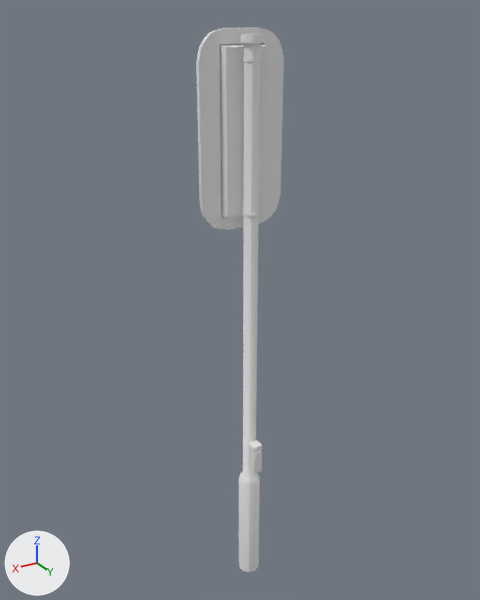
The FBX model project/Assets/Models/Stoplicht1_Export.FBX: old version first, new version second.
The view is the same before and after, from a 50 mm camera at (20.64, 3.03, 3.56) aimed at (18.73, -0.15, 1.97). Lighting does not change. The marker at lower left points along +X, +Y and +Z. Where no turn or scale is listed for an object, it has been applied to the vertices. Vertices at the same position are counted once.

Before the edit, the objects in view are built like this:
```python
me_mesh = bpy.data.meshes.new('Mesh')
me_mesh.from_pydata(...)  # 497 vertices, 856 faces; spans x -0.26..0.26, y -0.21..0.12, z 0.0..3.5
ob_stoplicht2 = bpy.data.objects.new('Stoplicht2', me_mesh)
ob_stoplicht2.location = (18.743, -0.005, 0.0)
```
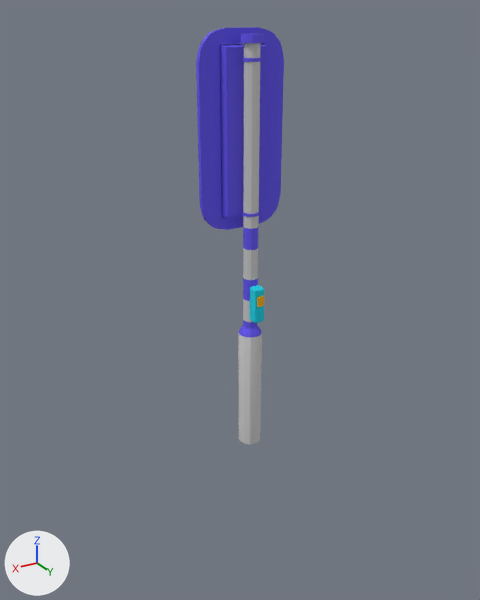
The newer file is also rescaled (x2.54), turned or shifted as a whole; pictures and numbers use the older file's frame.

Where the change shows, as pixel boxes [x1, y1, x2, y2] in the pictures (480 x 600 px; the box of a moved part takes in the faces that stretch with it):
'Stoplicht2', reshaped (23% shorter): before [196, 27, 284, 572]; after [196, 27, 284, 444]
part 1 of me_mesh, moved or reshaped: before [249, 440, 262, 474]; after [250, 285, 265, 323]
part 2 of me_mesh, moved or reshaped: before [255, 451, 262, 461]; after [257, 295, 264, 307]
part 3 of me_mesh, moved or reshaped: before [239, 43, 261, 572]; after [238, 43, 262, 444]
part 4 of me_mesh, recoloured (grey to blue): [196, 27, 284, 230] in both

The change, as a diff of the scene's bpy script:
```diff
--- a/project/Assets/Models/Stoplicht1_Export.FBX.py
+++ b/project/Assets/Models/Stoplicht1_Export.FBX.py
@@ mat_material__85 @@
+mat_material__85 = principled_material('Material #85')
+mat_material__85.base_color = (0.0, 0.635, 0.792)  # cyan #00d1e6
+mat_material__85.roughness = 0.859
@@ mat_material__73 @@
+mat_material__73 = principled_material('Material #73')
+mat_material__73.base_color = (0.537, 0.0902, 0.576)  # pink #c255c8
+mat_material__73.roughness = 0.859
@@ mat_material__86 @@
+mat_material__86 = principled_material('Material #86')
+mat_material__86.base_color = (0.918, 0.443, 0.0)  # yellow #f6b200
+mat_material__86.roughness = 0.859
@@ mat_material__61 @@
+mat_material__61 = principled_material('Material #61')
+mat_material__61.base_color = (0.878, 0.0902, 0.0902)  # red #f15555
+mat_material__61.roughness = 0.859
@@ mat_material__26 @@
+mat_material__26 = principled_material('Material #26')
+mat_material__26.base_color = (0.125, 0.0902, 0.871)  # blue #6355f0
+mat_material__26.roughness = 0.859
@@ mat_material__25 @@
+mat_material__25 = principled_material('Material #25')
+mat_material__25.base_color = (0.588, 0.588, 0.588)  # light grey #cacaca
+mat_material__25.roughness = 0.859
@@ mat_material__60 @@
+mat_material__60 = principled_material('Material #60')
+mat_material__60.base_color = (0.212, 0.737, 0.0902)  # green #7fdf55
+mat_material__60.roughness = 0.859
@@ me_mesh @@
 # used by ob_stoplicht2; location = (18.743, -0.005, 0.0)
-me_mesh.from_pydata(...)  # 497 vertices, 856 faces; spans x -0.26..0.26, y -0.21..0.12, z 0.0..3.5
+me_mesh.from_pydata(...)  # 560 vertices, 904 faces; spans x -0.26..0.26, y -0.21..0.12, z 1.06..3.5
+# me_mesh part 1: the loose piece of 60 vertices spanning x -0.03..0.04, y 0.04..0.11, z 0.86..1.07 is moved by (0.0, 0.0, 1.06), in mat_material__85 (cyan #00d1e6)
+# me_mesh part 2: the loose piece of 8 vertices spanning x -0.02..0.02, y 0.08..0.12, z 0.96..1.02 is moved by (0.0, 0.0, 1.06), in mat_material__86 (yellow #f6b200)
+# me_mesh part 3
+# 60 vertices are removed from x -0.07..0.07, y -0.07..0.07, z 0.0..0.8
+# 149 faces are deleted
+# 1 vertex moves within x 0.0, y -0.12, z 3.09
+# 39 vertices are added at x -0.07..0.07, y -0.12..0.07, z 1.06..3.38
+# 12 new vertices lie (0.0, 0.0, -0.96) away from vertices in x -0.04..0.04, y -0.04..0.04, z 3.43
+# 12 new vertices lie (0.0, 0.0, -0.12) away from vertices in x -0.04..0.04, y -0.04..0.04, z 2.47
+# 12 new vertices lie (0.0, 0.0, -0.18) away from vertices in x -0.04..0.04, y -0.04..0.04, z 2.35
+# 12 new vertices lie (0.0, 0.0, -0.13) away from vertices in x -0.04..0.04, y -0.04..0.04, z 2.17
+# 12 new vertices lie (0.0, 0.0, -0.14) away from vertices in x -0.04..0.04, y -0.04..0.04, z 2.04
+# 12 new vertices lie (0.0, 0.0, -0.04) away from vertices in x -0.04..0.04, y -0.04..0.04, z 1.9
+# 12 new vertices lie (0.0, 0.0, 0.76) away from vertices in x -0.07..0.07, y -0.07..0.07, z 1.06
+# 60 new faces join them, mat_material__25 (light grey #cacaca)
+# 135 new faces join them, mat_material__26 (blue #6355f0)
+# 2 new faces join them, mat_material__73 (pink #c255c8)
+# me_mesh part 4: 553 faces spanning x -0.26..0.26, y -0.21..0.06, z 2.45..3.5 switch from no material to mat_material__26 (blue #6355f0)
+me_mesh.materials.append(mat_material__25)  # light grey #cacaca
+me_mesh.materials.append(mat_material__60)  # green #7fdf55
+me_mesh.materials.append(mat_material__61)  # red #f15555
+me_mesh.materials.append(mat_material__73)  # pink #c255c8
+me_mesh.materials.append(mat_material__85)  # cyan #00d1e6
+me_mesh.materials.append(mat_material__86)  # yellow #f6b200
```
